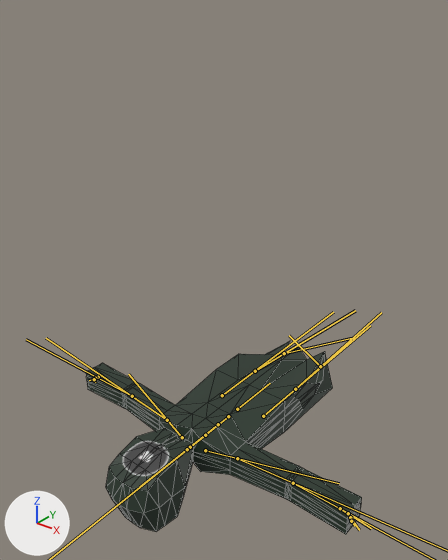
Renders of the glTF model Project/Resources/Model/Ghost/Ghost.gltf from each side of a commit.
The view is the same before and after, from a 50 mm lens placed at (3.9, -5.4, 3.23), pointed at (-0.05, -0.46, 0.16). Every picture has the same lights, and +X, +Y and +Z are marked at lower left. The bones that change are drawn over the model as lines. Mesh edges are drawn as thin lines.

Objects in the first picture: '立方体.001'.
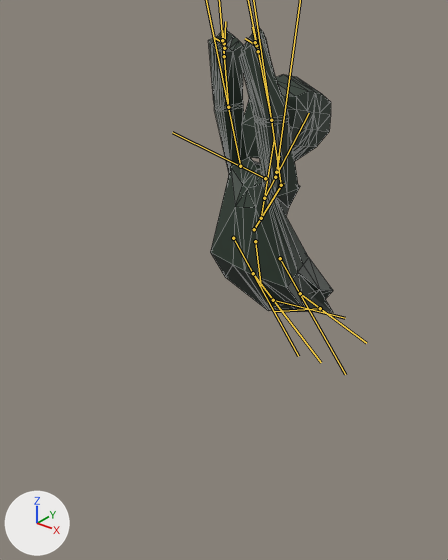
The newer file adds an action. The first version stands in its rest pose; the second is drawn at frame 5 of the action '03_Damage'.

The change in detail:
Bone 'mixamorig:Hips' (bone_mixamorig_hips) moves from (0.0, 0.0, 0.0) to (-0.03, 1.17, -8.93).
Bone 'mixamorig:Hips' (bone_mixamorig_hips) turns from (0, 0, 0) to (-71, -173, 3) degrees about its own x, y and z.
Bone 'mixamorig:Spine' (bone_mixamorig_spine) turns from (0, 0, 0) to (-85, 15, 17) degrees about its own x, y and z.
Bone 'mixamorig:Spine1' (bone_mixamorig_spine1) turns from (0, 0, 0) to (32, 3, 1) degrees about its own x, y and z.
Bone 'mixamorig:Spine2' (bone_mixamorig_spine2) turns from (0, 0, 0) to (3, -30, -25) degrees about its own x, y and z.
Bone 'mixamorig:Neck' (bone_mixamorig_neck) turns from (0, 0, 0) to (18, -1, 0) degrees about its own x, y and z.
Bone 'mixamorig:Head' (bone_mixamorig_head) turns from (0, 0, 0) to (13, -66, -15) degrees about its own x, y and z.
Bone 'mixamorig:LeftShoulder' (bone_mixamorig_leftshoulder) moves from (0.0, 0.0, 0.0) to (0.09, 0.01, 0.05).
Bone 'mixamorig:LeftShoulder' (bone_mixamorig_leftshoulder) turns from (0, 0, 0) to (-13, -22, 29) degrees about its own x, y and z.
Bone 'mixamorig:LeftArm' (bone_mixamorig_leftarm) turns from (0, 0, 0) to (-15, 3, 63) degrees about its own x, y and z.
Bone 'mixamorig:LeftForeArm' (bone_mixamorig_leftforearm) turns from (0, 0, 0) to (6, -1, 6) degrees about its own x, y and z.
Bone 'mixamorig:LeftHandIndex1' (bone_mixamorig_lefthandindex1) turns from (0, 0, 0) to (-36, 5, 3) degrees about its own x, y and z.
Bone 'mixamorig:LeftHandIndex2' (bone_mixamorig_lefthandindex2) turns from (0, 0, 0) to (-22, 3, 41) degrees about its own x, y and z.
Bone 'mixamorig:LeftHandIndex3' (bone_mixamorig_lefthandindex3) turns from (0, 0, 0) to (-26, -15, -10) degrees about its own x, y and z.
Bone 'mixamorig:RightShoulder' (bone_mixamorig_rightshoulder) moves from (0.0, 0.0, 0.0) to (0.09, -0.02, -0.04).
Bone 'mixamorig:RightShoulder' (bone_mixamorig_rightshoulder) turns from (0, 0, 0) to (-17, 13, -43) degrees about its own x, y and z.
Bone 'mixamorig:RightArm' (bone_mixamorig_rightarm) turns from (0, 0, 0) to (-18, 0, -57) degrees about its own x, y and z.
Bone 'mixamorig:RightForeArm' (bone_mixamorig_rightforearm) turns from (0, 0, 0) to (6, 2, -18) degrees about its own x, y and z.
Bone 'mixamorig:RightHand' (bone_mixamorig_righthand) turns from (0, 0, 0) to (-6, 12, -4) degrees about its own x, y and z.
Bone 'mixamorig:RightHandIndex1' (bone_mixamorig_righthandindex1) turns from (0, 0, 0) to (-33, -6, -6) degrees about its own x, y and z.
Bone 'mixamorig:RightHandIndex2' (bone_mixamorig_righthandindex2) turns from (0, 0, 0) to (3, 4, -53) degrees about its own x, y and z.
Bone 'mixamorig:RightHandIndex3' (bone_mixamorig_righthandindex3) turns from (0, 0, 0) to (-35, -7, 22) degrees about its own x, y and z.
Bone 'mixamorig:LeftUpLeg' (bone_mixamorig_leftupleg) moves from (0.0, 0.0, 0.0) to (0.0, 0.05, -0.1).
Bone 'mixamorig:LeftUpLeg' (bone_mixamorig_leftupleg) turns from (0, 0, 0) to (-16, -9, 10) degrees about its own x, y and z.
Bone 'mixamorig:LeftLeg' (bone_mixamorig_leftleg) turns from (0, 0, 0) to (-13, 2, 0) degrees about its own x, y and z.
Bone 'mixamorig:LeftFoot' (bone_mixamorig_leftfoot) turns from (0, 0, 0) to (-2, -25, -13) degrees about its own x, y and z.
Bone 'mixamorig:RightUpLeg' (bone_mixamorig_rightupleg) moves from (0.0, 0.0, 0.0) to (0.0, -0.05, 0.1).
Bone 'mixamorig:RightUpLeg' (bone_mixamorig_rightupleg) turns from (0, 0, 0) to (-14, 6, 3) degrees about its own x, y and z.
Bone 'mixamorig:RightLeg' (bone_mixamorig_rightleg) turns from (0, 0, 0) to (-4, 2, -1) degrees about its own x, y and z.
Bone 'mixamorig:RightFoot' (bone_mixamorig_rightfoot) turns from (0, 0, 0) to (16, 39, 32) degrees about its own x, y and z.

Location of each change, [x1, y1, x2, y2] in pixels of the pictures (448 x 560 px):
'立方体.001', posed (55% narrower, 48% taller): before [86, 341, 362, 534]; after [208, 26, 333, 312]
bone 'mixamorig:Hips', root to tip: before (237, 409) to (270, 383); after (255, 241) to (261, 286)
bone 'mixamorig:Spine', root to tip: before (228, 416) to (183, 452); after (254, 229) to (281, 185)
bone 'mixamorig:Spine1', root to tip: before (218, 424) to (163, 468); after (261, 218) to (274, 140)
bone 'mixamorig:Spine2', root to tip: before (205, 435) to (140, 486); after (264, 198) to (309, 113)
bone 'mixamorig:Neck', root to tip: before (190, 447) to (176, 458); after (275, 177) to (279, 156)
bone 'mixamorig:LeftShoulder', root to tip: before (182, 437) to (128, 374); after (280, 185) to (284, 183)
bone 'mixamorig:LeftHandIndex1', root to tip: before (98, 377) to (89, 380); after (258, 51) to (252, 27)
bone 'mixamorig:LeftHandIndex2', root to tip: before (95, 378) to (90, 380); after (256, 45) to (245, 38)
bone 'mixamorig:LeftHandIndex3', root to tip: before (94, 379) to (95, 382); after (255, 42) to (255, 39)
bone 'mixamorig:RightShoulder', root to tip: before (205, 450) to (339, 483); after (265, 178) to (172, 132)
bone 'mixamorig:RightHand', root to tip: before (340, 508) to (371, 528); after (224, 56) to (225, 21)
bone 'mixamorig:RightHandIndex1', root to tip: before (348, 513) to (358, 529); after (224, 48) to (222, 30)
bone 'mixamorig:RightHandIndex2', root to tip: before (350, 517) to (359, 530); after (224, 43) to (214, 37)
bone 'mixamorig:RightHandIndex3', root to tip: before (351, 521) to (355, 526); after (222, 40) to (222, 37)
bone 'mixamorig:LeftUpLeg', root to tip: before (222, 395) to (333, 312); after (280, 258) to (345, 374)
bone 'mixamorig:LeftLeg', root to tip: before (255, 371) to (355, 310); after (300, 293) to (366, 343)
bone 'mixamorig:LeftFoot', root to tip: before (284, 353) to (354, 337); after (320, 308) to (274, 311)
bone 'mixamorig:RightUpLeg', root to tip: before (263, 416) to (370, 325); after (233, 238) to (298, 356)
bone 'mixamorig:RightLeg', root to tip: before (295, 389) to (381, 312); after (253, 273) to (321, 362)
bone 'mixamorig:RightFoot', root to tip: before (320, 366) to (289, 335); after (273, 300) to (345, 318)
